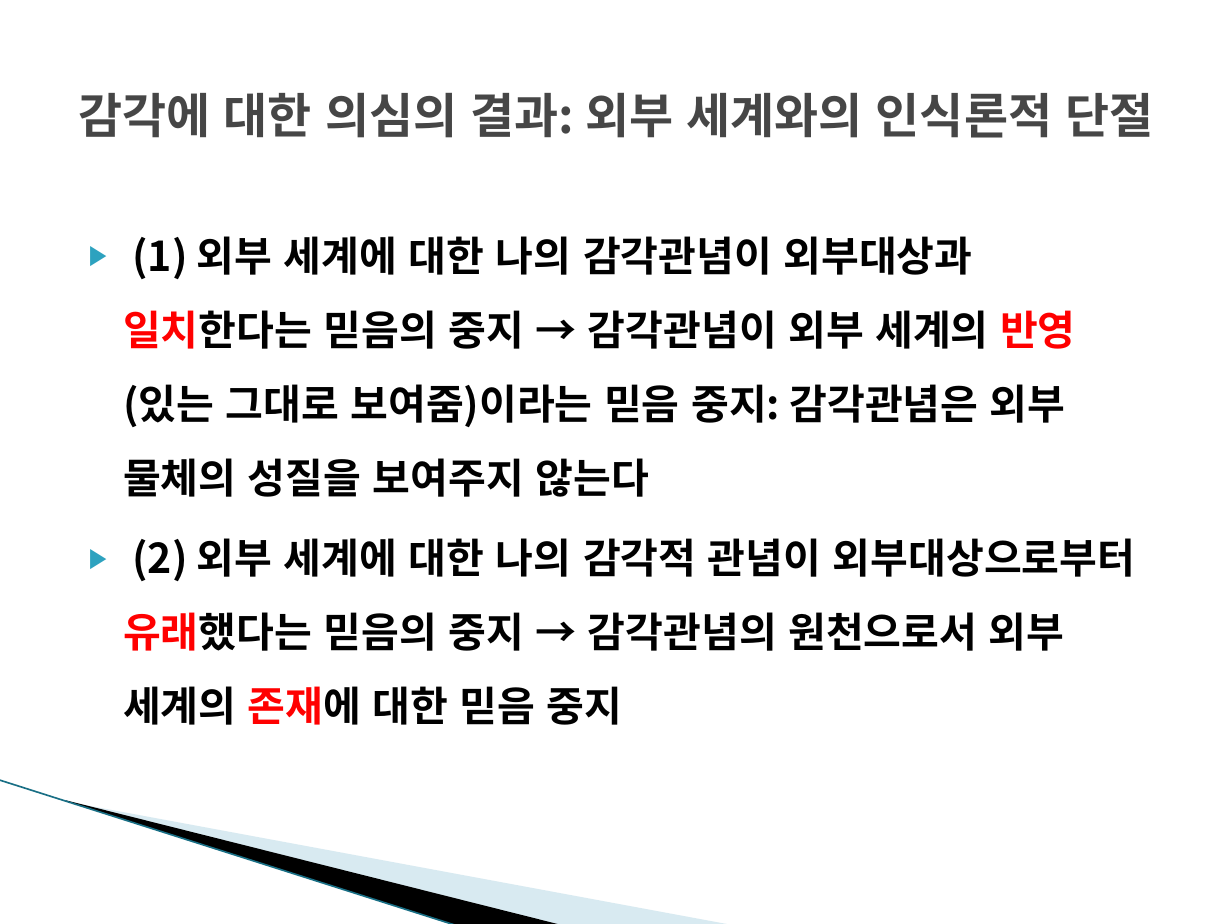
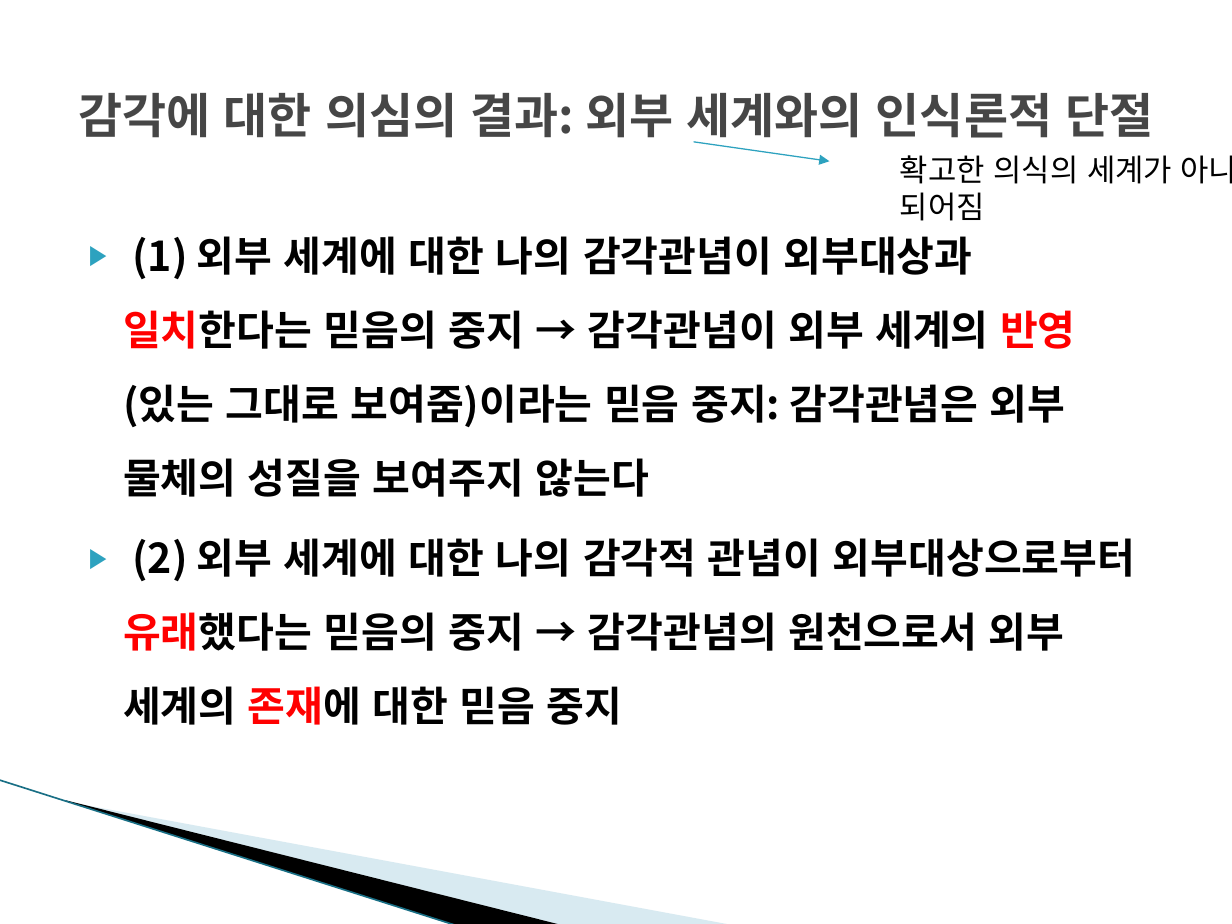
Before and after one commit to dw5450/3rd_grade_study, a slide deck: slide 18 of 윤리와철학/6주%28플라톤 데카르트 매트릭스%29.pptx. Drawn at 1232x924 pixels with LibreOffice and Linux fonts; fonts in the diff are those of the drawing; background and template pictures are left out. Boxes give left, top, right and bottom in pixels: in the first picture for what was removed or moved away, otherwise in the second. Text is boxed around its words. In the diff, an @@ line names an element or a change of style, - is before the commit and + after.

```diff
--- a/윤리와철학/6주%28플라톤 데카르트 매트릭스%29.pptx
+++ b/윤리와철학/6주%28플라톤 데카르트 매트릭스%29.pptx
@@ arrow added from (694, 142) to (829, 161), #2DA2BF 0.75 pt @@
@@ text added at bbox=[900, 155, 1232, 221], 18 pt, text #000000 @@
+확고한 의식의 세계가 아니게 되어짐
```
Also in this commit, not shown: 10 other slides changed, 39 other files.
